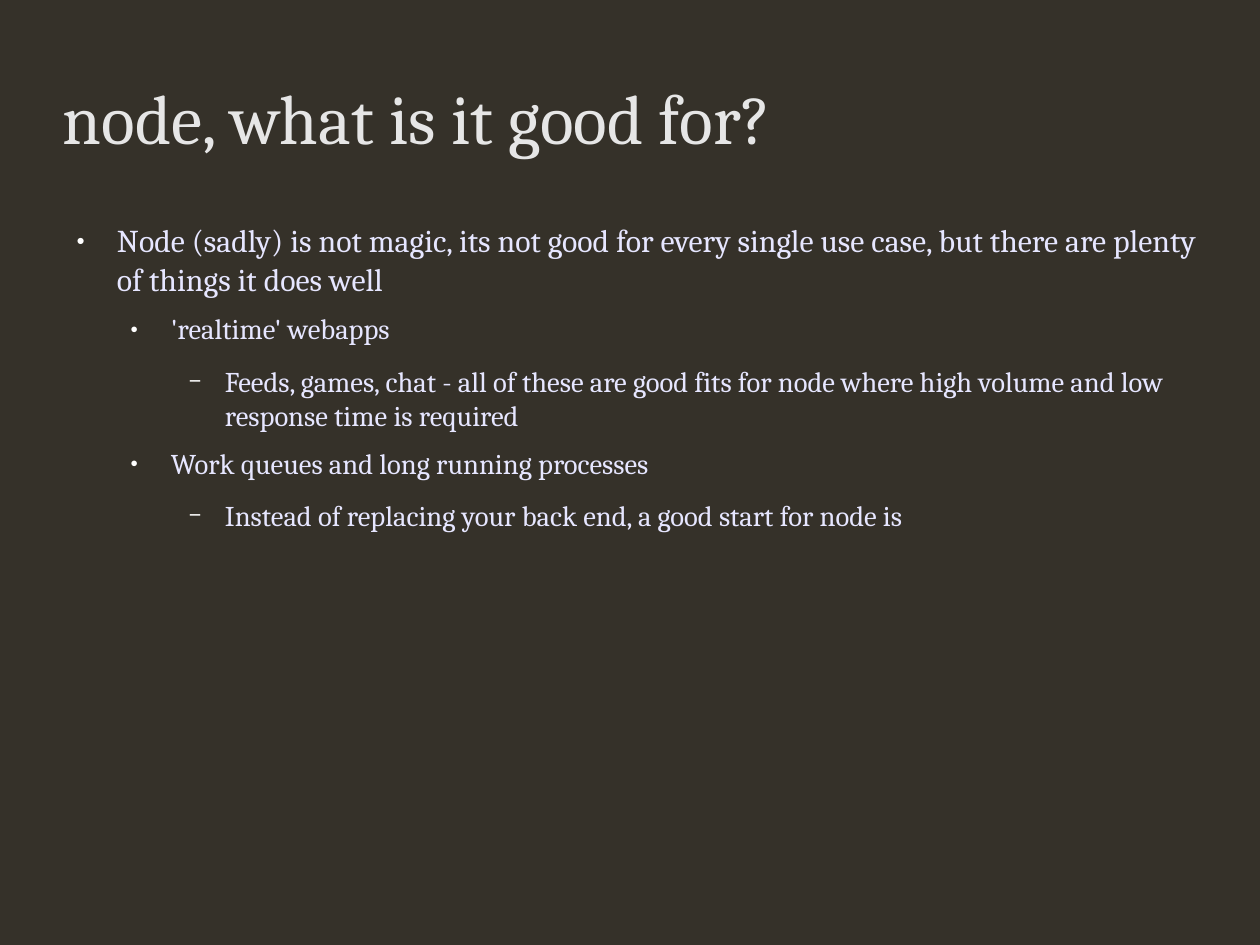
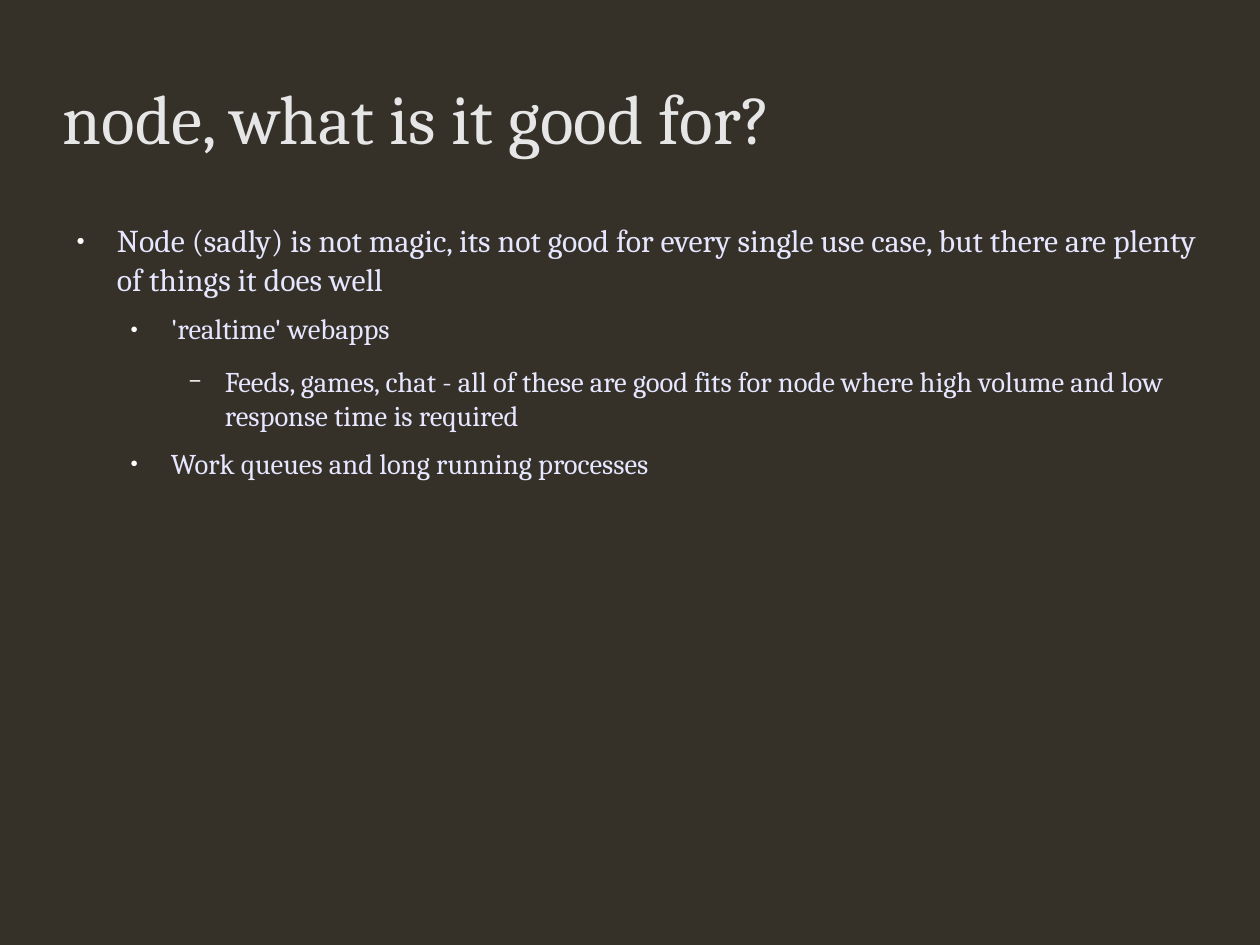
Before and after one commit to addisonj/presentation, a slide deck: slide 8 of presentation.odp. Drawn at 1260x945 pixels with LibreOffice and Linux fonts; fonts in the diff are those of the drawing; background and template pictures are left out. Boxes give left, top, right and bottom in pixels: in the first picture for what was removed or moved away, otherwise in the second. Text is boxed around its words. In the diff, an @@ line names an element or a change of style, - is before the commit and + after.

```diff
--- a/presentation.odp
+++ b/presentation.odp
@@ text at bbox=[225, 505, 902, 533]: paragraph removed @@
-    − Instead of replacing your back end, a good start for node is
```
Also in this commit, not shown: 5 other slides changed, 1 slide removed, 10 other files.
